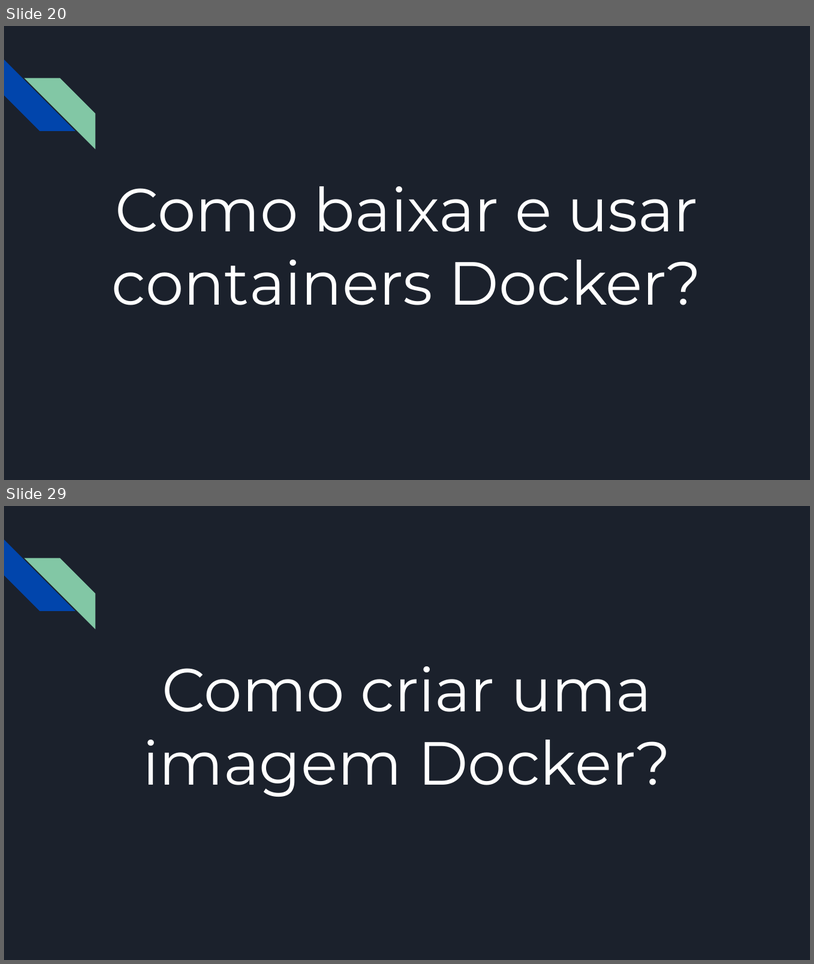
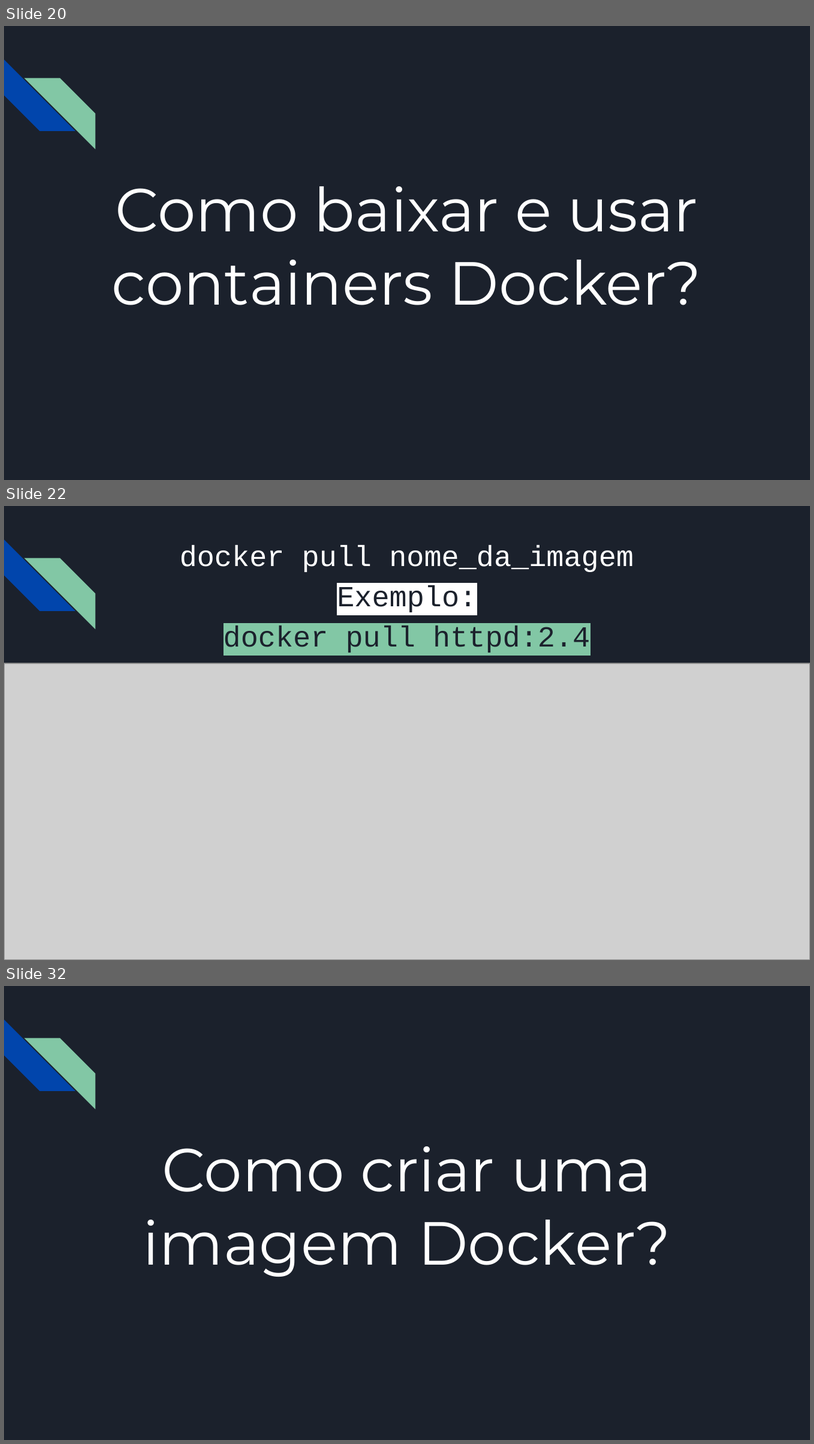
Before and after one commit to RafaelCecchin/aula-docker, a slide deck: slides/Introdução ao Docker.pptx. Shown one above the other, each under a label of ours: slides 20 and 29 before the commit, slides 20, 22 and 32 after it; the slides between them are not shown. The pictures are 814x964 and 814x1444 pixels, drawn with LibreOffice and Linux fonts; fonts in the diff are those of the drawing; grey boxes stand for pictures. Boxes give left, top, right and bottom in pixels: in the first picture for what was removed or moved away, otherwise in the second. Text is boxed around its words. In the diff, an @@ line names an element or a change of style, - is before the commit and + after.

```diff
--- a/slides/Introdução ao Docker.pptx
+++ b/slides/Introdução ao Docker.pptx
@@ slide 22 added at box(4, 506, 810, 960), background #1B212C; not listed: 2 template elements that a slide beside it also shows @@
@@ text added at box(180, 546, 634, 652), 26 pt, text #1B212C @@
+docker pull nome_da_imagem
+Exemplo:
+docker pull httpd:2.4
@@ picture added at box(4, 663, 810, 960) @@
@@ what was slide 29 is now slide 32 @@
```
Also in this commit, not shown: 15 slides changed, 2 other slides added, 1 other file.
